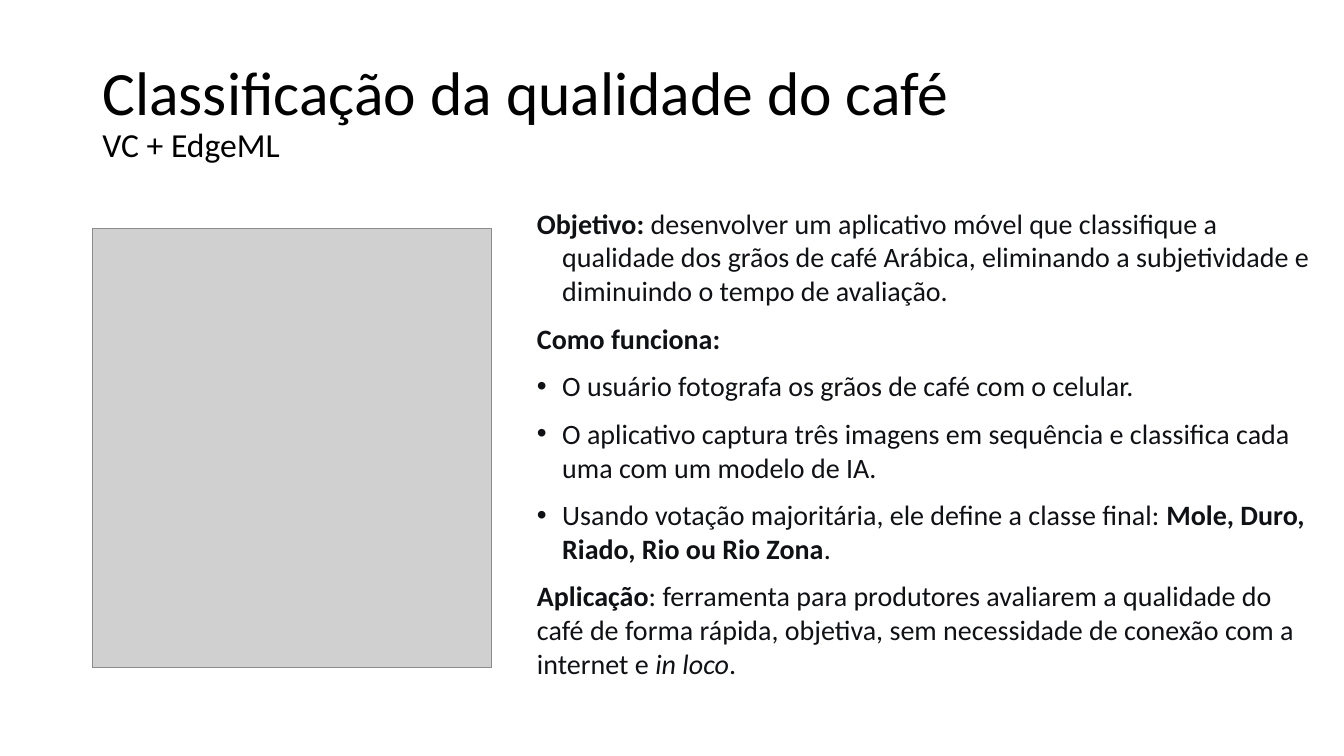
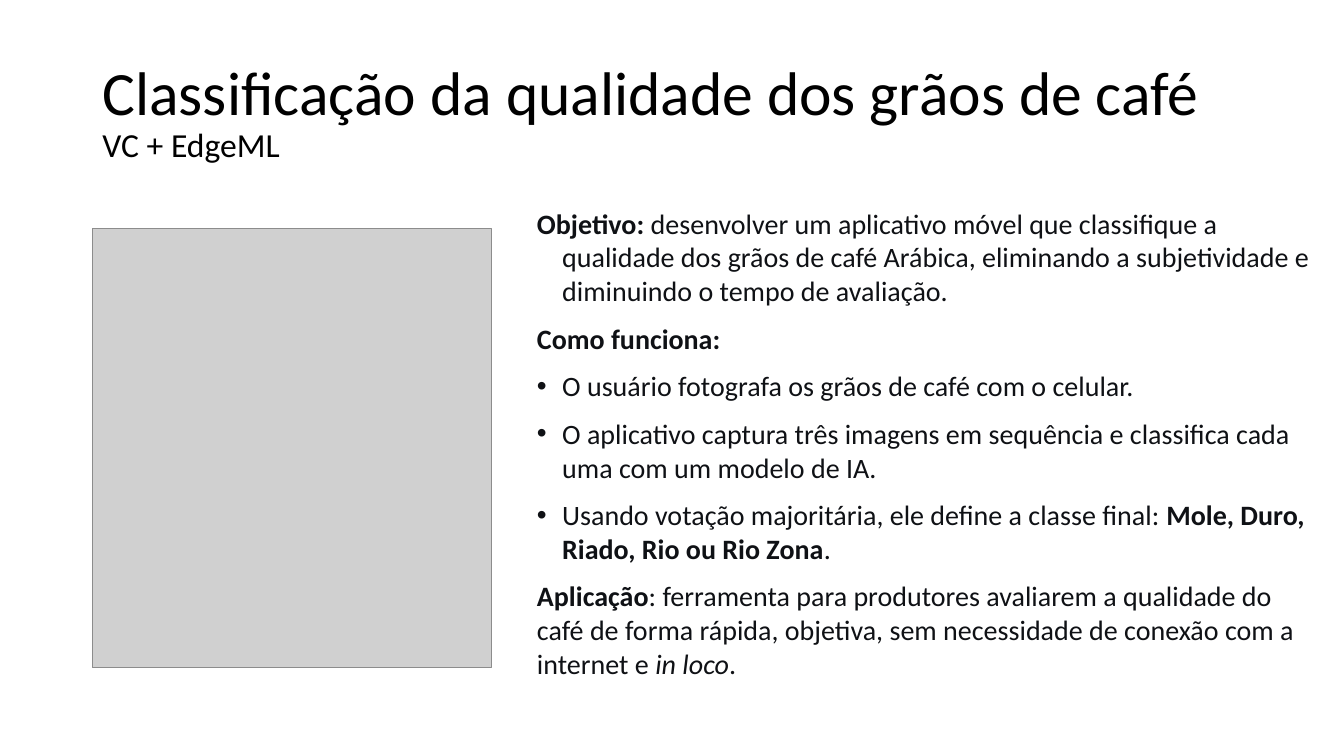
Before and after one commit to zz4fap/c24_inteligencia_artificial, a slide deck: slide 11 of slides/C24_Projetos.pptx. Drawn at 1344x756 pixels with LibreOffice and Linux fonts; fonts in the diff are those of the drawing; grey boxes stand for pictures. Boxes give left, top, right and bottom in pixels: in the first picture for what was removed or moved away, otherwise in the second. Text is boxed around its words. In the diff, an @@ line names an element or a change of style, - is before the commit and + after.

```diff
--- a/slides/C24_Projetos.pptx
+++ b/slides/C24_Projetos.pptx
@@ title at box(102, 72, 1199, 163): text changed @@
-Classificação da qualidade do café
-VC + EdgeML
+Classificação da qualidade dos grãos de café
+VC + EdgeML
```
Also in this commit, not shown: 3 other slides changed, 1 slide added, 1 slide removed, 2 other files.
